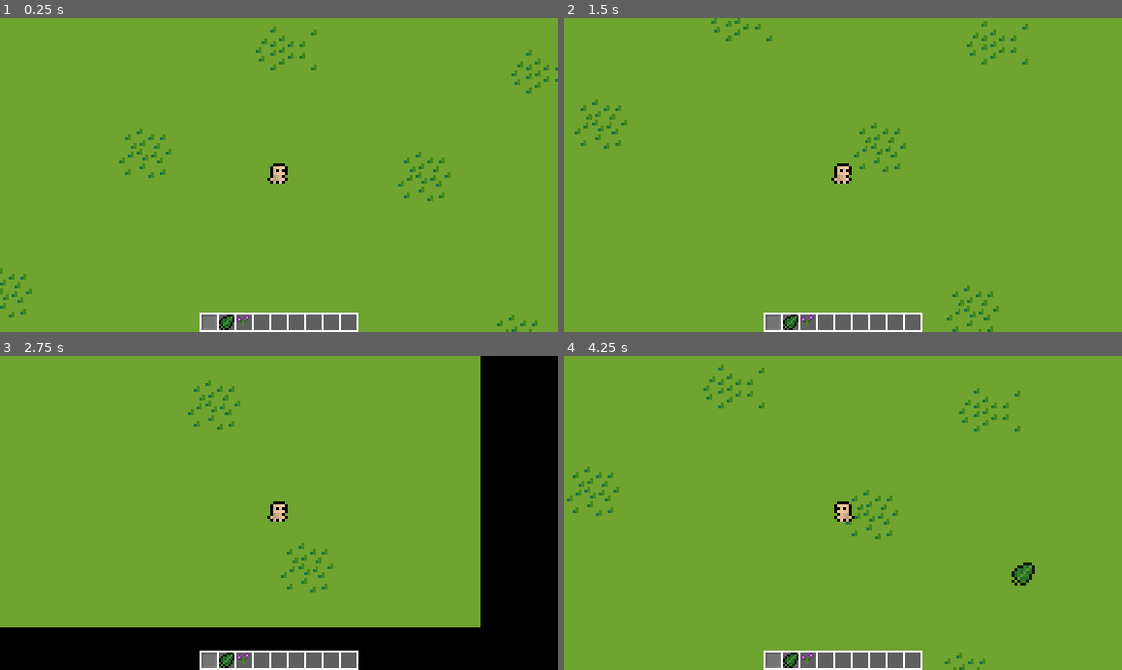
Above: before the commit, frames 1-4 (two rows, left to right).
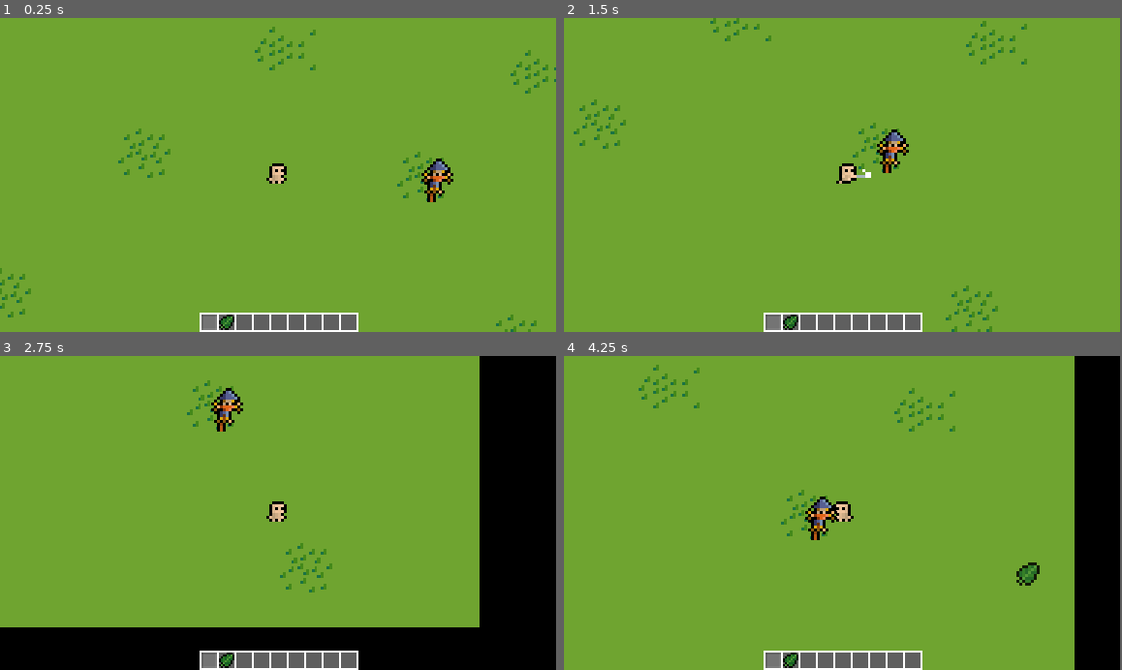
Above: after the commit, the same moments.

Repository: jcurtis06/SurvivalGame
Game: Godot game, scene res://scenes/world.tscn
The game is run twice, just before and just after one commit, with the same random seed, the same clock (stepped at 60 frames per second) and the same inputs.
Inputs (mouse positions are in pixels of both pictures, inside the frame that each line leads up to):
- Up to frame 1 (0.25 s): no input
- Up to frame 2 (1.5 s): tap Enter at 0.5 s; move the mouse to (965, 159) at 0.52 s; hold D (right) 0.53-1.28 s; click (965, 159) at 0.6 s; move the mouse to (731, 190) at 1.27 s; hold S (down) from 1.28 s (still down); click (731, 190) at 1.35 s
- Up to frame 3 (2.75 s): move the mouse to (334, 443) at 2.02 s; release S (down) at 2.03 s; hold D (right) from 2.03 s (still down); right-click (334, 443) at 2.1 s; click (334, 443) at 2.3 s
- Up to frame 4 (4.25 s): move the mouse to (815, 575) at 2.77 s; release D (right) at 2.78 s; hold W (up) 2.78-3.53 s; tap 1 (slot_1) at 2.85 s; click (815, 575) at 3.05 s; move the mouse to (1010, 560) at 3.52 s; hold A (left) from 3.53 s (still down); tap 2 (slot_2) at 3.6 s; click (1010, 560) at 3.8 s
The window is 576x324 before the commit and 574x324 after it. Grey fills any space a smaller window leaves; there, only what the larger window draws over its background counts as a difference.

The runs differ from the first frame. In frame 1, 1.1% of the frame differs, in the area x 0-100%, y 2-100%; in frame 2, 1.3%; in frame 3, 0.9%; in frame 4, 11%, in the area x 0-100%, y 0-100%.
Error in both runs: Invalid access to property or key 'block' on a base object of type 'Nil'. (res://entities/player/interaction_manager.gd:9)

Commit message:
attacking

Diff:
--- /dev/null
+++ b/entities/dummy/dummy.gd
@@ -0,0 +1 @@
+extends Entity
--- /dev/null
+++ b/entities/dummy/dummy.tscn
@@ -0,0 +1,20 @@
+[gd_scene load_steps=4 format=3 uid="uid://dunmqhockcinp"]
+
+[ext_resource type="Script" path="res://entities/dummy/dummy.gd" id="1_nnb78"]
+[ext_resource type="Texture2D" uid="uid://saswvhqrmkei" path="res://entities/dummy/farm_props.png" id="2_qqjgc"]
+
+[sub_resource type="RectangleShape2D" id="RectangleShape2D_gddvl"]
+size = Vector2(8, 8)
+
+[node name="Dummy" type="CharacterBody2D"]
+script = ExtResource("1_nnb78")
+health = 15
+
+[node name="CollisionShape2D" type="CollisionShape2D" parent="."]
+shape = SubResource("RectangleShape2D_gddvl")
+
+[node name="Sprite2D" type="Sprite2D" parent="."]
+texture_filter = 1
+texture = ExtResource("2_qqjgc")
+region_enabled = true
+region_rect = Rect2(76, 48, 11, 15)
--- /dev/null
+++ b/entities/entity.gd
@@ -0,0 +1,10 @@
+extends CharacterBody2D
+class_name Entity
+
+@export var health: int
+
+func take_damage(amount: int):
+	health -= amount
+
+	if health <= 0:
+		queue_free()
--- a/entities/player/player.gd
+++ b/entities/player/player.gd
@@ -1,5 +1,5 @@
 # the player
-extends CharacterBody2D
+extends Entity
 class_name Player
 
 signal block_placed(position: Vector2, block: Block)
@@ -14,8 +14,10 @@
 @export var current_item: InvItem
 
 @onready var sprite: AnimatedSprite2D = $AnimatedSprite2D
+@onready var hitbox: Area2D = $Hitbox
 
 var inventory_open = false
+var attacking = false
 
 func _physics_process(delta: float) -> void:
 	var input_direction = Input.get_vector("left", "right", "up", "down")
@@ -26,10 +28,11 @@
 	elif velocity.x > 0:
 		sprite.flip_h = false
 
-	if velocity == Vector2.ZERO:
-		sprite.play("idle")
-	else:
-		sprite.play("walk_right")
+	if !attacking:
+		if velocity == Vector2.ZERO:
+			sprite.play("idle")
+		else:
+			sprite.play("walk_right")
 
 	move_and_slide()
 
@@ -40,6 +43,17 @@
 		inventory_open = !inventory_open
 		current_item = null
 		inventory_toggled.emit(inventory_open)
+
+	if Input.is_action_just_pressed("destroy"):
+		_attack()
+
+func _attack():
+	sprite.play("attack_right")
+	attacking = true
+
+	for n in hitbox.get_overlapping_bodies():
+		if n is Entity && n != self:
+			n.take_damage(5)
 
 func _manage_hotbar_slot() -> void:
 	var prev_item = current_item
@@ -65,3 +79,7 @@
 
 	if prev_item != current_item:
 		hand_changed.emit(current_item, prev_item)
+
+func _on_animated_sprite_2d_animation_finished() -> void:
+	if sprite.animation == "attack_right":
+		attacking = false
--- a/entities/player/player.tscn
+++ b/entities/player/player.tscn
@@ -1,9 +1,10 @@
-[gd_scene load_steps=23 format=3 uid="uid://bb3gamks5fwxe"]
+[gd_scene load_steps=29 format=3 uid="uid://bb3gamks5fwxe"]
 
 [ext_resource type="Script" path="res://entities/player/player.gd" id="1_rd258"]
 [ext_resource type="Texture2D" uid="uid://cdv5i408odlsr" path="res://sprites/player/player_idle.png" id="1_rsmkw"]
 [ext_resource type="Texture2D" uid="uid://dj30wmn6to4in" path="res://sprites/player/player_walk.png" id="2_5rs87"]
 [ext_resource type="Resource" uid="uid://dinjwn8vl7k6m" path="res://resources/inventory/player.tres" id="2_ask1g"]
+[ext_resource type="Texture2D" uid="uid://b6cyq0a3qkvat" path="res://sprites/player/attack.png" id="3_4bt2t"]
 [ext_resource type="Script" path="res://entities/player/interaction_manager.gd" id="4_4taw3"]
 [ext_resource type="Script" path="res://resources/inventory/inventory_ui.gd" id="6_51grn"]
 [ext_resource type="PackedScene" uid="uid://rk0i4ngkopr4" path="res://scenes/inventory/inventory_slot.tscn" id="6_j45eq"]
@@ -11,6 +12,22 @@
 [sub_resource type="RectangleShape2D" id="RectangleShape2D_1f2ge"]
 size = Vector2(6, 7)
 
+[sub_resource type="AtlasTexture" id="AtlasTexture_tsksm"]
+atlas = ExtResource("3_4bt2t")
+region = Rect2(0, 0, 32, 32)
+
+[sub_resource type="AtlasTexture" id="AtlasTexture_pf5ve"]
+atlas = ExtResource("3_4bt2t")
+region = Rect2(32, 0, 32, 32)
+
+[sub_resource type="AtlasTexture" id="AtlasTexture_bx3wl"]
+atlas = ExtResource("3_4bt2t")
+region = Rect2(64, 0, 32, 32)
+
+[sub_resource type="AtlasTexture" id="AtlasTexture_q6o7d"]
+atlas = ExtResource("3_4bt2t")
+region = Rect2(96, 0, 32, 32)
+
 [sub_resource type="AtlasTexture" id="AtlasTexture_8s7g0"]
 atlas = ExtResource("1_rsmkw")
 region = Rect2(0, 0, 32, 32)
@@ -63,6 +80,23 @@
 animations = [{
 "frames": [{
 "duration": 1.0,
+"texture": SubResource("AtlasTexture_tsksm")
+}, {
+"duration": 1.0,
+"texture": SubResource("AtlasTexture_pf5ve")
+}, {
+"duration": 1.0,
+"texture": SubResource("AtlasTexture_bx3wl")
+}, {
+"duration": 1.0,
+"texture": SubResource("AtlasTexture_q6o7d")
+}],
+"loop": false,
+"name": &"attack_right",
+"speed": 10.0
+}, {
+"frames": [{
+"duration": 1.0,
 "texture": SubResource("AtlasTexture_8s7g0")
 }, {
 "duration": 1.0,
@@ -86,7 +120,7 @@
 "duration": 1.0,
 "texture": SubResource("AtlasTexture_1c1jh")
 }],
-"loop": true,
+"loop": false,
 "name": &"idle",
 "speed": 5.0
 }, {
@@ -103,7 +137,7 @@
 "duration": 1.0,
 "texture": SubResource("AtlasTexture_nb07d")
 }],
-"loop": true,
+"loop": false,
 "name": &"walk_right",
 "speed": 5.0
 }]
@@ -111,6 +145,9 @@
 [sub_resource type="StyleBoxFlat" id="StyleBoxFlat_u26jc"]
 bg_color = Color(1, 1, 1, 1)
 
+[sub_resource type="RectangleShape2D" id="RectangleShape2D_g0dmw"]
+size = Vector2(16, 16)
+
 [node name="Player" type="CharacterBody2D"]
 script = ExtResource("1_rd258")
 inventory = ExtResource("2_ask1g")
@@ -122,10 +159,11 @@
 [node name="AnimatedSprite2D" type="AnimatedSprite2D" parent="."]
 texture_filter = 1
 sprite_frames = SubResource("SpriteFrames_2uw8q")
-animation = &"walk_right"
+animation = &"idle"
 
 [node name="Camera2D" type="Camera2D" parent="."]
 zoom = Vector2(1.5, 1.5)
+position_smoothing_speed = 20.0
 
 [node name="InteractionManager" type="Node2D" parent="."]
 script = ExtResource("4_4taw3")
@@ -203,4 +241,11 @@
 [node name="InventorySlot9" parent="InventoryUI/Hotbar/BG/GridContainer" instance=ExtResource("6_j45eq")]
 layout_mode = 2
 
+[node name="Hitbox" type="Area2D" parent="."]
+
+[node name="CollisionShape2D" type="CollisionShape2D" parent="Hitbox"]
+position = Vector2(11, -1)
+shape = SubResource("RectangleShape2D_g0dmw")
+
 [connection signal="inventory_toggled" from="." to="InventoryUI" method="_on_player_inventory_toggled"]
+[connection signal="animation_finished" from="AnimatedSprite2D" to="." method="_on_animated_sprite_2d_animation_finished"]
--- a/project.godot
+++ b/project.godot
@@ -17,7 +17,7 @@
 
 [display]
 
-window/size/viewport_width=288
+window/size/viewport_width=287
 window/size/viewport_height=162
 window/size/window_width_override=1152
 window/size/window_height_override=648
--- a/resources/inventory/player.tres
+++ b/resources/inventory/player.tres
@@ -1,10 +1,9 @@
-[gd_resource type="Resource" script_class="Inventory" load_steps=5 format=3 uid="uid://dinjwn8vl7k6m"]
+[gd_resource type="Resource" script_class="Inventory" load_steps=4 format=3 uid="uid://dinjwn8vl7k6m"]
 
 [ext_resource type="Resource" uid="uid://jneoliq4l4vj" path="res://resources/inventory/items/stone.tres" id="1_ak7ca"]
 [ext_resource type="Script" path="res://resources/inventory/inventory.gd" id="1_ktya4"]
 [ext_resource type="Resource" uid="uid://c4yam8gyu5bna" path="res://resources/inventory/items/sappling.tres" id="1_uqtb4"]
-[ext_resource type="Resource" uid="uid://bjudncysgguxa" path="res://resources/inventory/items/flower.tres" id="3_jesuh"]
 
 [resource]
 script = ExtResource("1_ktya4")
-items = Array[Resource("res://resources/inventory/items/inventory_item.gd")]([ExtResource("1_ak7ca"), ExtResource("1_uqtb4"), ExtResource("3_jesuh"), null, null, null, null, null, null])
+items = Array[Resource("res://resources/inventory/items/inventory_item.gd")]([ExtResource("1_ak7ca"), ExtResource("1_uqtb4"), null, null, null, null, null, null, null])
--- a/scenes/world.tscn
+++ b/scenes/world.tscn
@@ -1,10 +1,11 @@
-[gd_scene load_steps=12 format=3 uid="uid://bs2sxg0cwp314"]
+[gd_scene load_steps=13 format=3 uid="uid://bs2sxg0cwp314"]
 
 [ext_resource type="Texture2D" uid="uid://tevh1pyxowe6" path="res://sprites/world/plains.png" id="1_tnum5"]
 [ext_resource type="PackedScene" uid="uid://bb3gamks5fwxe" path="res://entities/player/player.tscn" id="2_0hgiy"]
 [ext_resource type="Script" path="res://scenes/world.gd" id="2_f4koy"]
 [ext_resource type="Texture2D" uid="uid://dbbysmn6ji7lg" path="res://sprites/world/props.png" id="2_rcd1h"]
 [ext_resource type="Script" path="res://scripts/tile_indicator.gd" id="5_f1si1"]
+[ext_resource type="PackedScene" uid="uid://dunmqhockcinp" path="res://entities/dummy/dummy.tscn" id="6_88rno"]
 
 [sub_resource type="TileSetAtlasSource" id="TileSetAtlasSource_4d3ew"]
 texture = ExtResource("1_tnum5")
@@ -2181,6 +2182,9 @@
 [node name="Player" parent="." instance=ExtResource("2_0hgiy")]
 position = Vector2(154, 91)
 
+[node name="Dummy" parent="." instance=ExtResource("6_88rno")]
+position = Vector2(209, 93)
+
 [connection signal="block_destroyed" from="Player" to="World" method="_on_player_block_destroyed"]
 [connection signal="block_placed" from="Player" to="World" method="_on_player_block_placed"]
 [connection signal="hand_changed" from="Player" to="TileIndicator" method="_on_player_hand_changed"]
Binary file added: entities/dummy/farm_props.png
Not shown, added: entities/dummy/farm_props.png.import
Binary file added: sprites/player/attack.png
Not shown, added: sprites/player/attack.png.import
